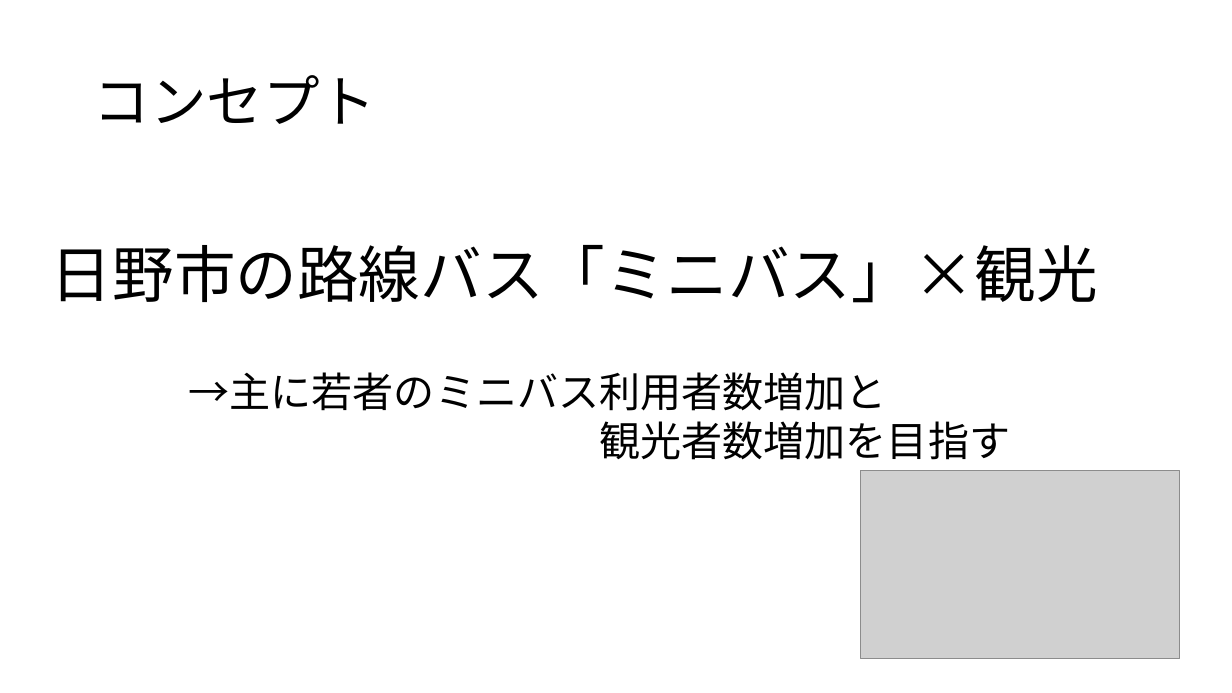
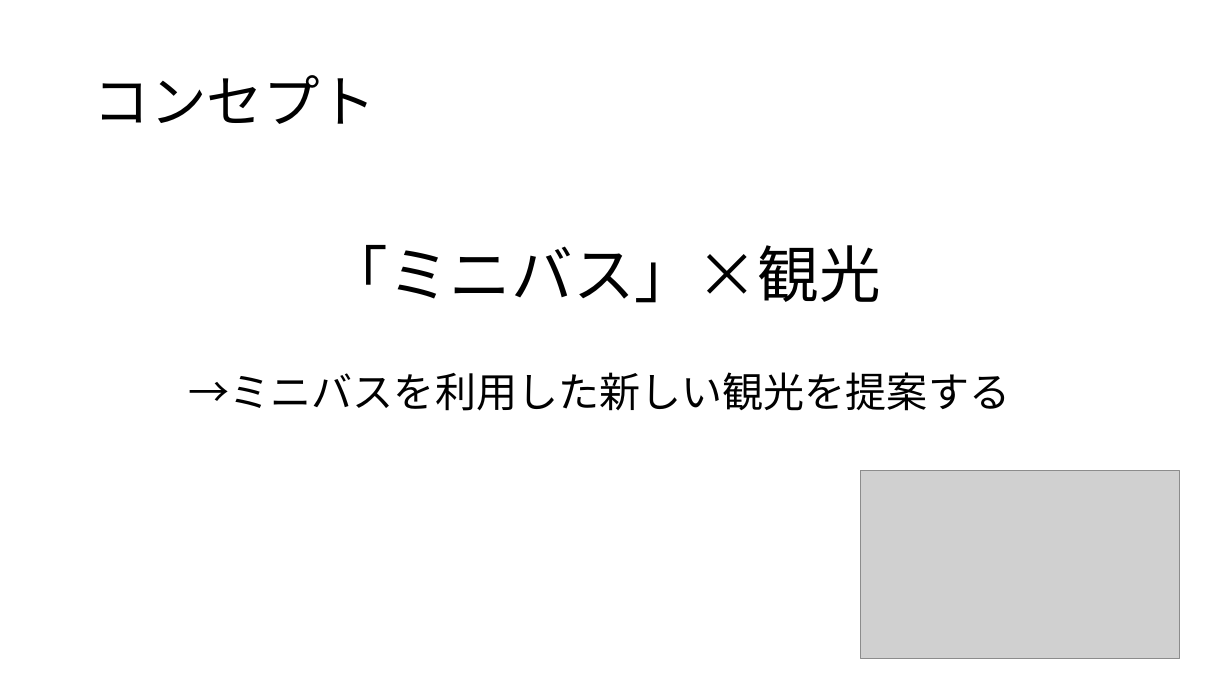
Before and after one commit to sfdn-class/HinoMiniBus, a slide deck: slide 3 of design/powerpoint/ミニバス旅.pptx (slide 2 before the commit). Drawn at 1232x693 pixels with LibreOffice and Linux fonts; fonts in the diff are those of the drawing; grey boxes stand for pictures. Boxes give left, top, right and bottom in pixels: in the first picture for what was removed or moved away, otherwise in the second. Text is boxed around its words. In the diff, an @@ line names an element or a change of style, - is before the commit and + after.

```diff
--- a/design/powerpoint/ミニバス旅.pptx
+++ b/design/powerpoint/ミニバス旅.pptx
@@ text at box(327, 245, 881, 303): text changed @@
-日野市の路線バス「ミニバス」×観光
+「ミニバス」×観光
@@ text at box(189, 372, 1011, 411): text changed @@
-→主に若者のミニバス利用者数増加と
-観光者数増加を目指す
+→ミニバスを利用した新しい観光を提案する
```
Also in this commit, not shown: 5 other slides changed, 1 slide added, 3 slides removed.
